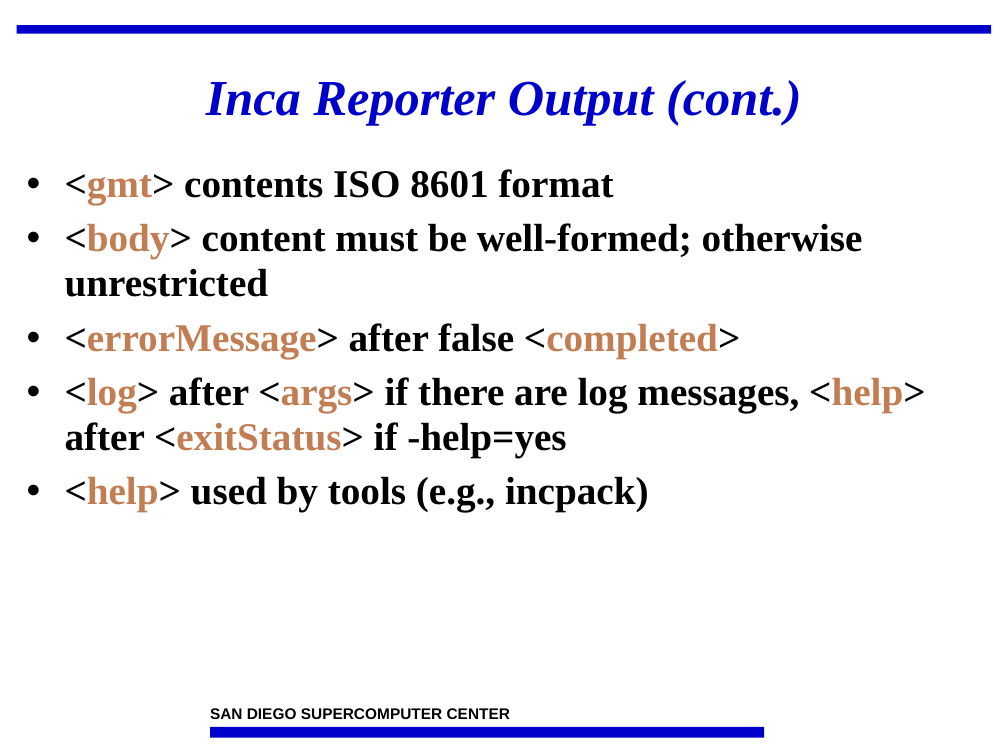
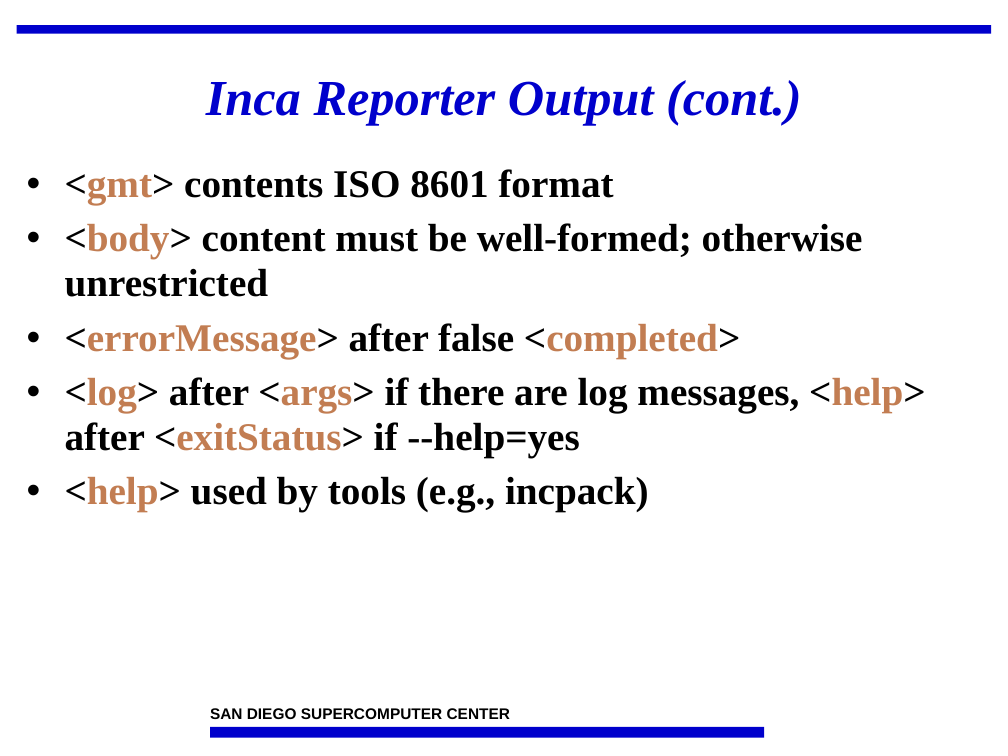
Before and after one commit to IncaProject/inca-xsede, a slide deck: slide 7 of talks/2008workshop/incaReporters.ppt (slide 6 before the commit). Drawn at 1008x756 pixels with LibreOffice and Linux fonts; fonts in the diff are those of the drawing; background and template pictures are left out. Boxes give left, top, right and bottom in pixels: in the first picture for what was removed or moved away, otherwise in the second. Text is boxed around its words. In the diff, an @@ line names an element or a change of style, - is before the commit and + after.

```diff
--- a/talks/2008workshop/incaReporters.ppt
+++ b/talks/2008workshop/incaReporters.ppt
@@ text at [65,377,925,458]: text changed @@
-• <log> after <args> if there are log messages, <help> after <exitStatus> if -help=yes
+• <log> after <args> if there are log messages, <help> after <exitStatus> if --help=yes
```
Also in this commit, not shown: 13 other slides changed, 7 slides added.
